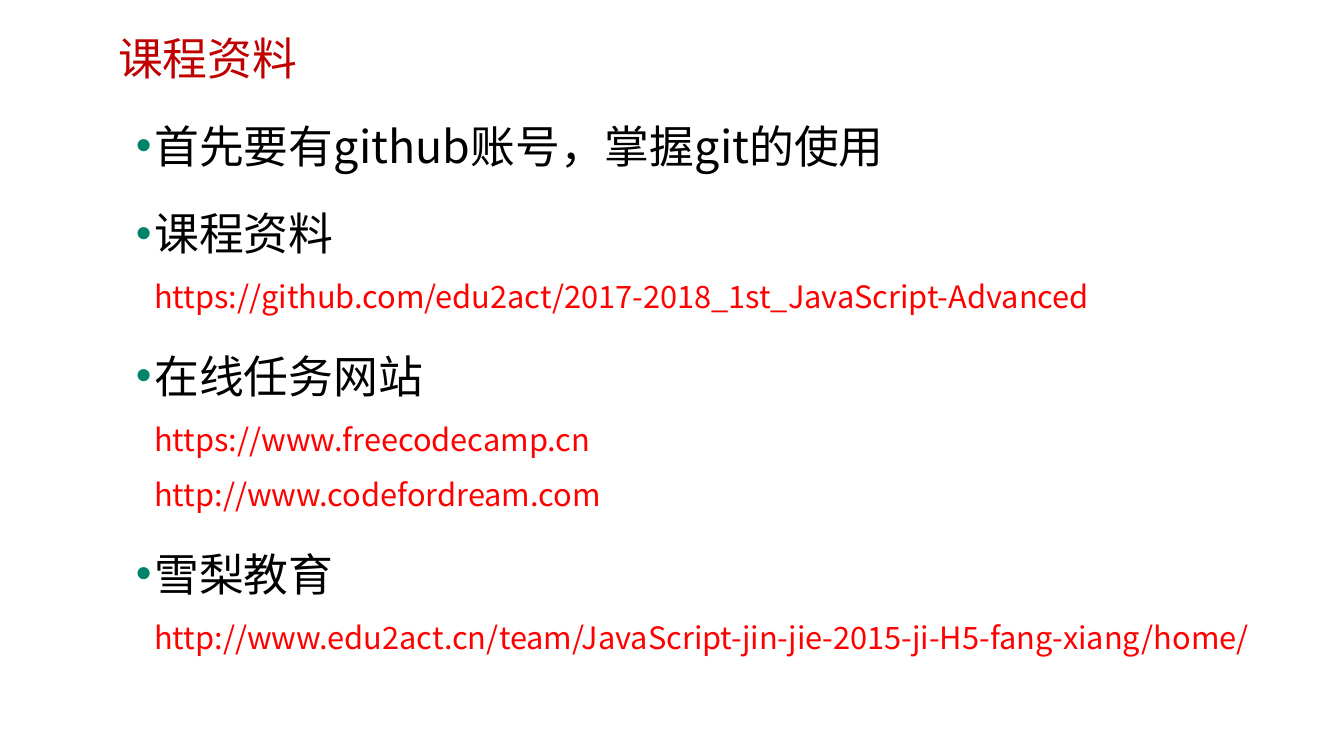
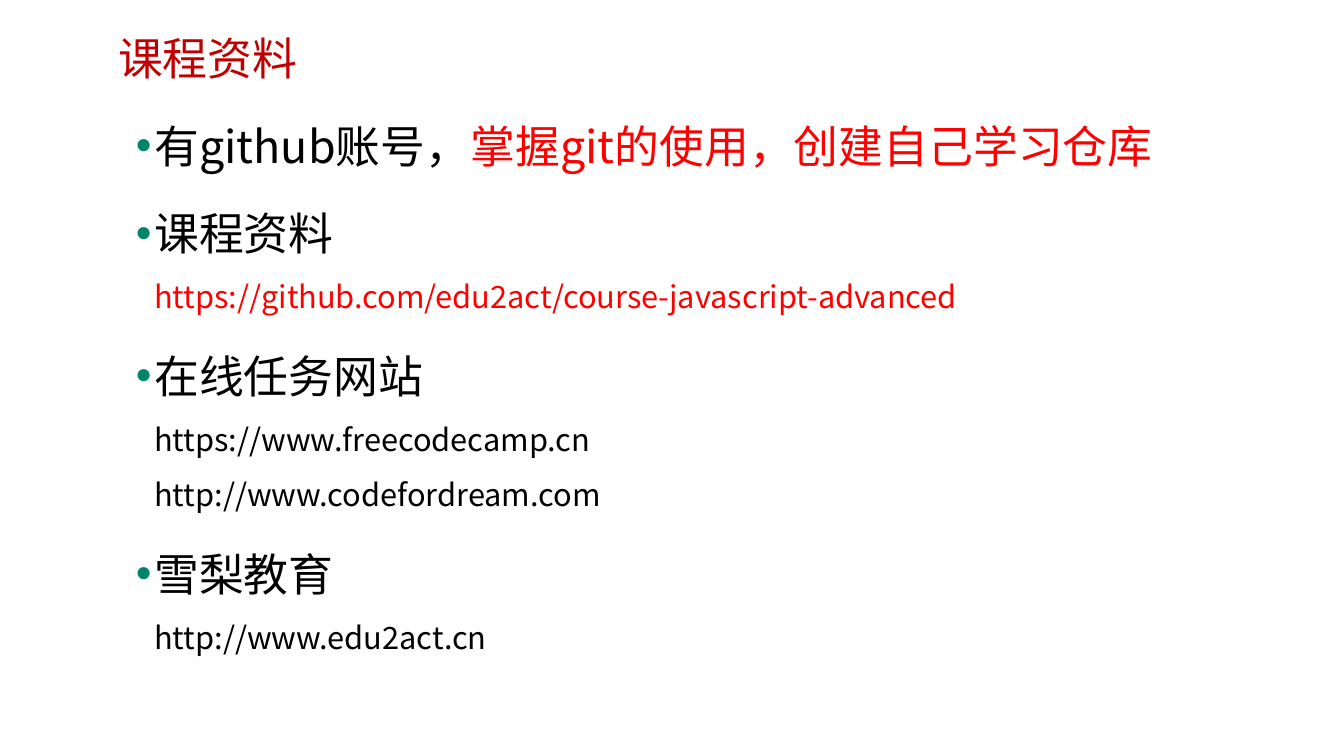
Before and after one commit to edu2act/course-javascript-advanced, a slide deck: slide 10 of 课程PPT/01.JavaScript发展历程及语言特点.pptx. Drawn at 1344x756 pixels with LibreOffice and Linux fonts; fonts in the diff are those of the drawing; background and template pictures are left out. Boxes give left, top, right and bottom in pixels: in the first picture for what was removed or moved away, otherwise in the second. Text is boxed around its words. In the diff, an @@ line names an element or a change of style, - is before the commit and + after.

```diff
--- a/课程PPT/01.JavaScript发展历程及语言特点.pptx
+++ b/课程PPT/01.JavaScript发展历程及语言特点.pptx
@@ text at box(154, 125, 1152, 316): text changed @@
-• 首先要有github账号，掌握git的使用
-• 课程资料
-  https://github.com/edu2act/2017-2018_1st_JavaScript-Advanced
+• 有github账号，掌握git的使用，创建自己学习仓库
+• 课程资料
+  https://github.com/edu2act/course-javascript-advanced
@@ text at box(154, 355, 600, 513): text colour #FF0000 to #000000 in "https://www.freecodecamp.cn http://www.codefordream.com" @@
@@ text at box(154, 553, 486, 656): text changed; text colour #FF0000 to #000000 @@
-• 雪梨教育
-  http://www.edu2act.cn/team/JavaScript-jin-jie-2015-ji-H5-fang-xiang/home/
+• 雪梨教育
+  http://www.edu2act.cn
```
Also in this commit, not shown: 6 other slides changed, 1 slide removed, 3 other files.
